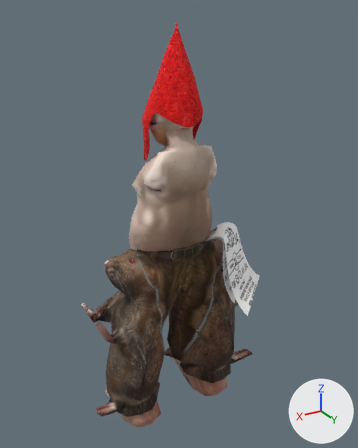
Renders of the glTF model Art/characters/dziad/bonanza.glb from each side of a commit.
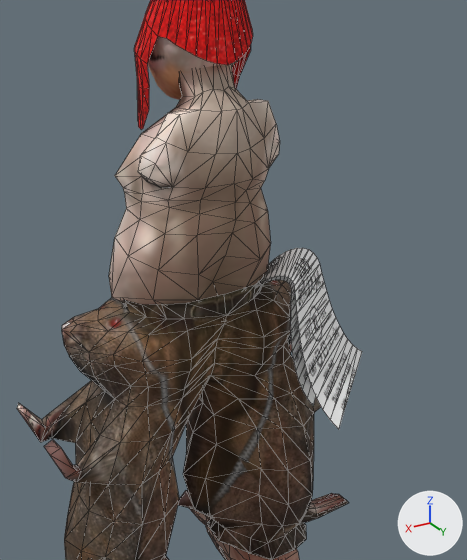
Each version is shown whole from a 50 mm camera at (0.85, 1.446, 1.54) aimed at (-0.021, -0.005, 0.815), then close up on the part from 20% to 88% of the width and 21% to 86% of the height. Lighting does not change. The marker at lower right points along +X, +Y and +Z. The close-ups show mesh edges as thin lines. Where no turn or scale is listed for an object, it has been applied to the vertices. Vertices at the same position are counted once.

Objects in the first close-up: 'foot.L.002', 'hat_rick', 'head', 'metka', 'rat_pants', 'torso_rick'.
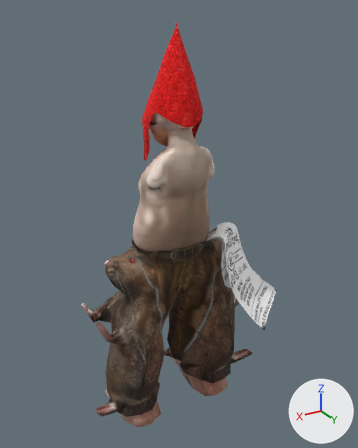
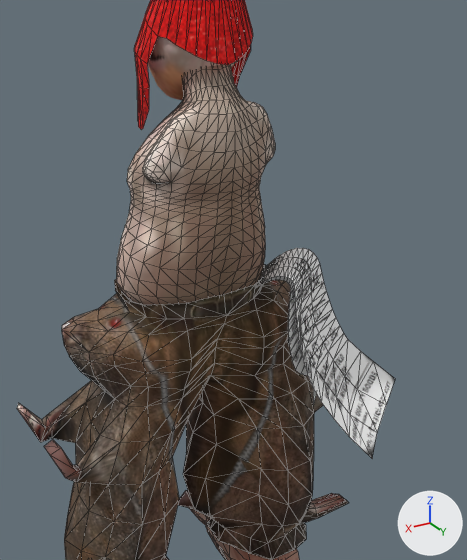
What the commit changed:
me_béziercurve is used by ob_metka; location (0.0, 0.0, 0.0).
me_béziercurve had 100 vertices, 96 faces and spanned x -0.333..-0.072, y 0.003..0.271, z 0.527..0.8.
me_béziercurve now has 150 vertices, 192 faces and spans x -0.396..-0.072, y 0.003..0.324, z 0.476..0.8.
Part 1, on me_béziercurve:
17 vertices are removed from x -0.333..-0.113, y 0.072..0.271, z 0.527..0.77.
48 faces are deleted.
4 vertices in x -0.237..-0.122, y 0.056..0.136, z 0.67..0.766 move by (0.001, -0.001, 0.0).
14 vertices move from x -0.232..-0.113, y 0.056..0.193, z 0.56..0.741 to x -0.232..-0.111, y 0.055..0.166, z 0.568..0.74.
67 vertices are added at x -0.396..-0.096, y 0.028..0.324, z 0.476..0.798.
144 new faces join them.
me_cube_002 is used by ob_torso_rick; location (0.0, 0.0, 0.0).
me_cube_002 had 194 vertices, 384 faces and spanned x -0.172..0.172, y -0.167..0.133, z 0.705..1.243.
me_cube_002 now has 770 vertices, 1536 faces and spans x -0.147..0.147, y -0.154..0.126, z 0.707..1.239.
me_cube_002 part 2: 194 vertices removed from x -0.172..0.172, y -0.167..0.133, z 0.705..1.243; 770 vertices added at x -0.147..0.147, y -0.154..0.126, z 0.707..1.239.

Location of each change, (x1, y1, x2, y2) in pixels of the close-ups (467 x 560 px):
'torso_rick', reshaped (8% narrower): before (109, 65, 280, 305); after (117, 65, 275, 305)
'metka', reshaped (31% wider, 16% taller): before (256, 248, 362, 429); after (256, 248, 395, 458)
